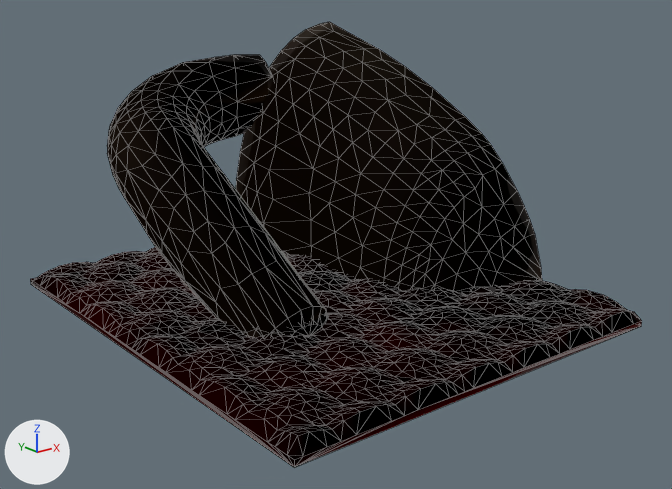
An edit to the glTF model assets/models/enemies/tan_dome_bl.glb, drawn before and after from the same camera.
Before and after are seen from a camera (50 mm lens) standing at (-31.5, -41.1, 19.9) and looking at (0.2, -1.5, 4.0). Lighting does not change. The marker at lower left points along +X, +Y and +Z. The picture after the commit comes second. Mesh edges are drawn as thin lines. Vertices at exactly the same position are counted once.

Before the edit, the objects in view are built like this:
```python
ob_tan_dome_bl_body = bpy.data.objects.new('tan_dome_bl_body', me_body_004)
ob_tan_dome_bl_body.location = (0.0, 0.0, 0.0)
ob_tan_dome_bl_dome_bed = bpy.data.objects.new('tan_dome_bl_dome_bed', me_dome_bed_004)
ob_tan_dome_bl_dome_bed.location = (0.0, 0.0, 0.0)
ob_tan_dome_bl_leg1 = bpy.data.objects.new('tan_dome_bl_leg1', me_leg1_004)
ob_tan_dome_bl_leg1.location = (0.0, 0.0, 0.0)
```
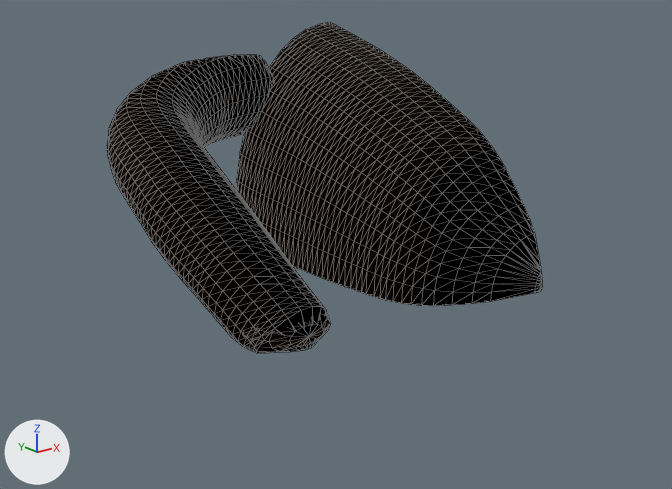
Boxes [x1, y1, x2, y2] around the edits, measured in the pictures (672 x 489 px):
'tan_dome_bl_dome_bed', deleted
    before: [30, 247, 642, 467]
    faces in mat_hexrock_73_115 (dark red #660300): [32, 247, 642, 466]
    faces in mat_hexrock_72_114 (dark red #4b0000): [31, 252, 640, 466]
    faces in mat_hexrock_74_116 (red #7d0300): [62, 273, 642, 388]
    faces in mat_hexrock_71_113 (dark red #340000): [30, 260, 602, 467]
    faces in mat_hexrock_75_117 (red #940700): [370, 334, 420, 352]
'tan_dome_bl_body', reshaped
    before: [236, 22, 542, 293]
    after: [236, 22, 542, 306]
'tan_dome_bl_leg1', reshaped
    before: [107, 55, 326, 337]
    after: [107, 55, 326, 353]
part 2 of me_leg1_004, cut back
    before: [107, 55, 326, 337]
    after: [107, 55, 326, 353]
part 3 of me_leg1_004, recoloured
    before: [173, 127, 202, 165]
part 4 of me_leg1_004, recoloured
    before: [174, 126, 205, 144]
    after: [186, 110, 200, 141]
part 5 of me_leg1_004, recoloured
    before: [196, 119, 205, 137]
    after: [172, 100, 186, 115]
part 6 of me_leg1_004, recoloured
    before: [187, 114, 196, 125]
    after: [172, 104, 185, 115]
part 7 of me_leg1_004, recoloured
    before: [174, 105, 204, 144]
    after: [157, 99, 195, 122]

The change, as a list of edits to the scene's bpy script:
```text
Change me_body_004:
    used by ob_tan_dome_bl_body; location = (0.0, 0.0, 0.0)
    remove me_body_004.from_pydata(...)  # 173 vertices, 342 faces; spans x 2.9..12.0, y -6.9..14.0, z 0.0..15.0
    add me_body_004.from_pydata(...)  # 631 vertices, 1258 faces; spans x 2.9..12.0, y -6.9..14.0, z 0.0..15.0
    me_body_004 part 1: 4 vertices moved within x 3.3..12.0, y -6.8..14.0, z 1.5..13.5; 132 vertices removed from x 2.9..12.0, y -6.8..14.0, z 0.0..14.5; 590 vertices added at x 2.9..12.0, y -6.9..14.0, z 0.0..14.9
Change me_leg1_004:
    used by ob_tan_dome_bl_leg1; location = (0.0, 0.0, 0.0)
    remove me_leg1_004.from_pydata(...)  # 251 vertices, 498 faces; spans x -7.8..6.7, y -4.9..14.0, z 0.0..13.2
    add me_leg1_004.from_pydata(...)  # 915 vertices, 1826 faces; spans x -7.9..6.7, y -4.9..14.0, z 0.0..13.2
    me_leg1_004 part 2: 49 vertices moved from x -7.2..2.0, y -4.9..14.0, z 0.0..13.1 to x -7.0..2.0, y -4.9..14.0, z 0.0..13.1; 135 vertices removed from x -7.8..6.2, y -4.9..14.0, z 0.0..12.9; 799 vertices added at x -7.9..6.2, y -4.9..14.0, z 0.0..13.2
    me_leg1_004 part 3: 1 face spanning x -2.5..-1.9, y 9.2..9.5, z 8.2..9.2 switches from mat_dome_tan_a5_165 (brown #483425) to mat_dome_tan_a6_166 (brown #534034)
    me_leg1_004 part 4: 5 faces spanning x -2.5..-1.7, y 9.3..10.8, z 8.4..10.5 switch from mat_dome_tan_a6_166 (brown #534034) to mat_dome_tan_a7_167 (brown #664f40)
    me_leg1_004 part 5: 3 faces spanning x -3.0..-2.2, y 10.4..11.2, z 10.1..11.1 switch from mat_dome_tan_a6_166 (brown #534034) to mat_dome_tan_a8_168 (brown #75624f)
    me_leg1_004 part 6: 1 face spanning x -3.1..-2.4, y 10.4..10.9, z 10.1..10.9 switches from mat_dome_tan_a7_167 (brown #664f40) to mat_dome_tan_a8_168 (brown #75624f)
    me_leg1_004 part 7: 2 faces spanning x -4.0..-1.6, y 10.5..11.5, z 9.5..11.2 switch from mat_dome_tan_a8_168 (brown #75624f) to mat_dome_tan_a7_167 (brown #664f40)
Remove ob_tan_dome_bl_dome_bed:
    ob_tan_dome_bl_dome_bed = bpy.data.objects.new('tan_dome_bl_dome_bed', me_dome_bed_004)
    ob_tan_dome_bl_dome_bed.location = (0.0, 0.0, 0.0)
```
